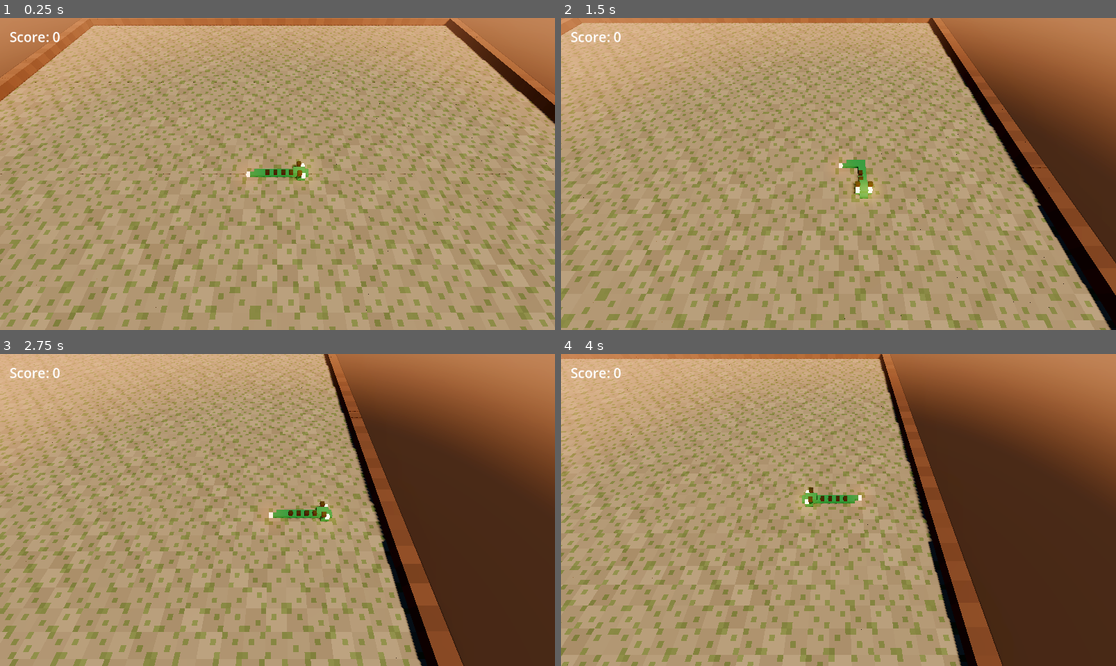
Above: before the commit, frames 1-4 (two rows, left to right).
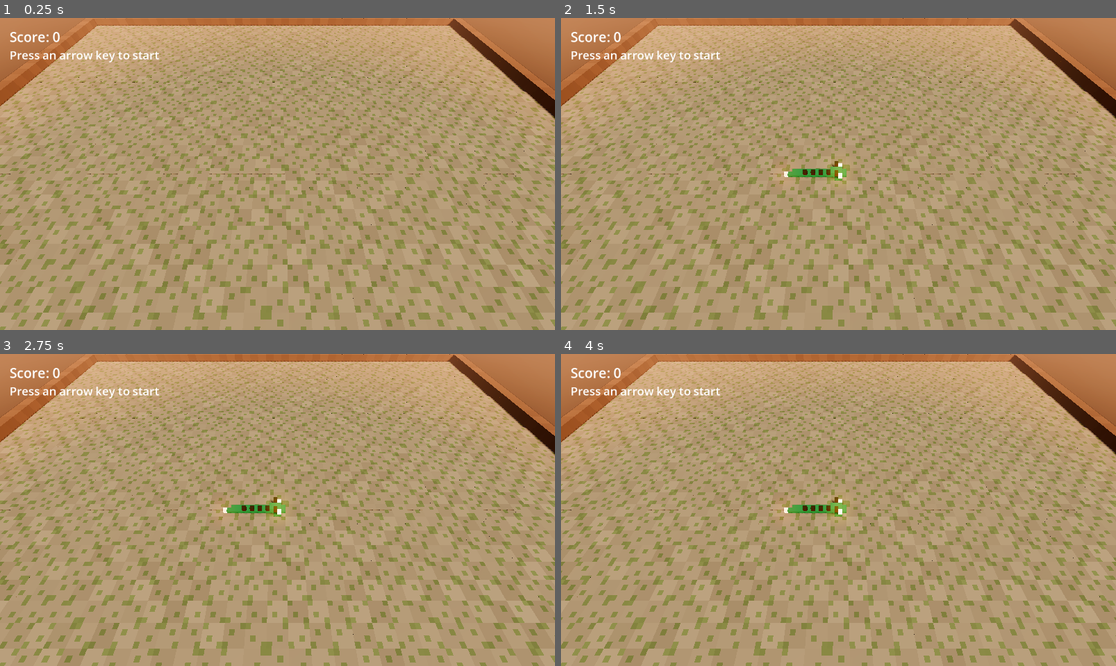
Above: after the commit, the same moments.

Repository: KIRIKOMEOW/CMPM121_D4
Game: Godot game, scene res://main.tscn
Same seed, same stepped clock (60 frames per second), same inputs: the game is played once before the commit and once after it.
Inputs:
- Up to frame 1 (0.25 s): no input
- Up to frame 2 (1.5 s): tap Enter at 0.5 s; hold Right (ui_right) 0.53-1.28 s; tap R at 0.6, 1.35 s; hold Down (ui_down) from 1.28 s (still down)
- Up to frame 3 (2.75 s): release Down (ui_down) at 2.03 s; hold Right (ui_right) from 2.03 s (still down); tap R at 2.1 s
- Up to frame 4 (4 s): release Right (ui_right) at 2.78 s; hold Up (ui_up) 2.78-3.53 s; tap R at 2.85, 3.6 s; hold Left (ui_left) from 3.53 s (still down)

The runs differ from the first frame. In frame 1, 36% of the frame differs, in the area x 0-100%, y 0-100%; in frame 2, 42%; in frame 3, 55%; in frame 4, 53%.
Error before the commit: Invalid access to property or key 'food' on a base object of type 'Dictionary'. (res://app/main.gd:28)
Error after the commit: Invalid access to property or key 'food' on a base object of type 'Dictionary'. (res://app/main.gd:29)

Commit message:
[Step 2] add collisions, game over and restart

Diff:
--- a/app/main.gd
+++ b/app/main.gd
@@ -17,6 +17,7 @@
 var segments: Array[MeshInstance3D] = []
 var camera := Camera3D.new()
 var score_label := Label.new()
+var status_label := Label.new()
 var food_instance := MeshInstance3D.new()
 var _clock := 0.0
 
@@ -33,19 +34,26 @@
 
 ## Input arrives as events, so even a tap shorter than one frame is never missed.
 func _unhandled_input(event: InputEvent) -> void:
+	if event is InputEventKey:
+		if event.pressed and not event.echo and event.keycode == KEY_R:
+			_restart()
+			return
+
 	for action in DIRECTIONS:
 		if event.is_action_pressed(action):
-			session.dragon.turn(DIRECTIONS[action])
+			session.turn(DIRECTIONS[action])
 
 
 func _process(delta: float) -> void:
-	_clock += delta
-	while _clock >= TICK_SECONDS:
-		_clock -= TICK_SECONDS
-		session.tick()
-		_draw_dragon()
-		_draw_food()
-		score_label.text = "Score: %d" % session.score
+	if session.started and not session.game_over:
+		_clock += delta
+		while _clock >= TICK_SECONDS and not session.game_over:
+			_clock -= TICK_SECONDS
+			session.tick()
+			_draw_dragon()
+			_draw_food()
+
+	_update_ui()
 	_follow(delta)
 
 
@@ -90,11 +98,37 @@
 	return Vector3(cell.x + 0.5, 0, cell.y + 0.5)
 
 
-## Score display
+## Game UI
 func _build_ui() -> void:
 	var ui := CanvasLayer.new()
 	add_child(ui)
+
 	ui.add_child(score_label)
 	score_label.position = Vector2(20, 20)
 	score_label.add_theme_font_size_override("font_size", 28)
+
+	ui.add_child(status_label)
+	status_label.position = Vector2(20, 60)
+	status_label.add_theme_font_size_override("font_size", 24)
+
+	_update_ui()
+
+
+func _update_ui() -> void:
 	score_label.text = "Score: %d" % session.score
+
+	if session.game_over:
+		status_label.text = "Game Over\nFinal Score: %d\nPress R to restart" % session.score
+	elif not session.started:
+		status_label.text = "Press an arrow key to start"
+	else:
+		status_label.text = ""
+
+
+func _restart() -> void:
+	session = Session.new(GRID)
+	_clock = 0.0
+	camera.position = _center(session.dragon.body[0]) + CAMERA_OFFSET
+	_draw_dragon()
+	_draw_food()
+	_update_ui()
--- a/core/dragon.gd
+++ b/core/dragon.gd
@@ -33,5 +33,5 @@
 	if not _turns.is_empty():
 		heading = _turns.pop_front()
 	var head := body[0] + heading
-	body.push_front(Vector2i(posmod(head.x, size.x), posmod(head.y, size.y)))
+	body.push_front(head)
 	body.pop_back()
--- a/core/session.gd
+++ b/core/session.gd
@@ -8,6 +8,8 @@
 var dragon: Dragon
 var food := Vector2i(-1, -1)
 var score := 0
+var started := false
+var game_over := false
 
 var rng := RandomNumberGenerator.new()
 
@@ -36,12 +38,31 @@
 	food = free_cells[rng.randi_range(0, free_cells.size() - 1)]
 
 
-## Advance the dragon and grow it when it collects energy.
+func turn(direction: Vector2i) -> void:
+	if game_over:
+		return
+	started = true
+	dragon.turn(direction)
+
+
+## Advance the dragon, check collisions, and collect energy.
 func tick() -> void:
+	if not started or game_over:
+		return
+
 	var old_tail: Vector2i = dragon.body.back()
+	var old_heading := dragon.heading
 	dragon.tick()
+	var head := dragon.body[0]
 
-	if dragon.body[0] == food:
+	if board.is_solid(head) or dragon.body.find(head, 1) != -1:
+		game_over = true
+		dragon.body.pop_front()
+		dragon.body.append(old_tail)
+		dragon.heading = old_heading
+		return
+
+	if head == food:
 		dragon.body.append(old_tail)
 		score += 1
 		place_food()
--- a/tests/dragon_test.gd
+++ b/tests/dragon_test.gd
@@ -24,8 +24,8 @@
 	assert_eq(dragon.heading, Vector2i.LEFT)
 
 
-func test_wraps_at_the_edge() -> void:
+func test_does_not_wrap_at_the_edge() -> void:
 	var dragon := Dragon.new(Vector2i(10, 10))
 	for i in 5:
 		dragon.tick()
-	assert_eq(dragon.body[0], Vector2i(0, 5))
+	assert_eq(dragon.body[0], Vector2i(10, 5))
--- a/tests/session_test.gd
+++ b/tests/session_test.gd
@@ -3,6 +3,7 @@
 
 func test_a_tick_moves_the_dragon_head() -> void:
 	var session := Session.new(Vector2i(10, 10))
+	session.turn(Vector2i.RIGHT)
 	session.tick()
 	assert_eq(session.dragon.body[0], Vector2i(6, 5))
 
@@ -17,6 +18,7 @@
 	var session := Session.new(Vector2i(10, 10))
 	var length := session.dragon.body.size()
 	session.food = session.dragon.body[0] + session.dragon.heading
+	session.turn(Vector2i.RIGHT)
 	session.tick()
 	assert_eq(session.dragon.body.size(), length + 1)
 	assert_eq(session.score, 1)
@@ -29,3 +31,54 @@
 		assert_true(not session.dragon.body.has(session.food))
 		assert_true(not session.board.is_solid(session.food))
 		session.place_food()
+
+
+func test_waits_for_first_direction() -> void:
+	var session := Session.new(Vector2i(10, 10))
+	var before := session.dragon.body.duplicate()
+	session.tick()
+	assert_eq(session.dragon.body, before)
+	assert_true(not session.started)
+
+
+func test_hitting_a_wall_ends_the_run() -> void:
+	var session := Session.new(Vector2i(10, 10))
+	session.food = Vector2i(1, 1)
+	session.turn(Vector2i.RIGHT)
+
+	for i in range(4):
+		session.tick()
+
+	assert_true(session.game_over)
+
+
+func test_hitting_the_body_ends_the_run() -> void:
+	var session := Session.new(Vector2i(10, 10))
+	session.dragon.body = [
+		Vector2i(5, 5),
+		Vector2i(4, 5),
+		Vector2i(4, 4),
+		Vector2i(5, 4),
+		Vector2i(6, 4),
+		Vector2i(6, 5),
+		Vector2i(6, 6),
+	]
+	session.food = Vector2i(8, 8)
+	session.turn(Vector2i.RIGHT)
+	session.tick()
+	assert_true(session.game_over)
+
+
+func test_moving_into_the_old_tail_is_safe() -> void:
+	var session := Session.new(Vector2i(10, 10))
+	session.dragon.body = [
+		Vector2i(5, 5),
+		Vector2i(4, 5),
+		Vector2i(4, 6),
+		Vector2i(5, 6),
+	]
+	session.food = Vector2i(8, 8)
+	session.turn(Vector2i.DOWN)
+	session.tick()
+	assert_true(not session.game_over)
+	assert_eq(session.dragon.body[0], Vector2i(5, 6))
